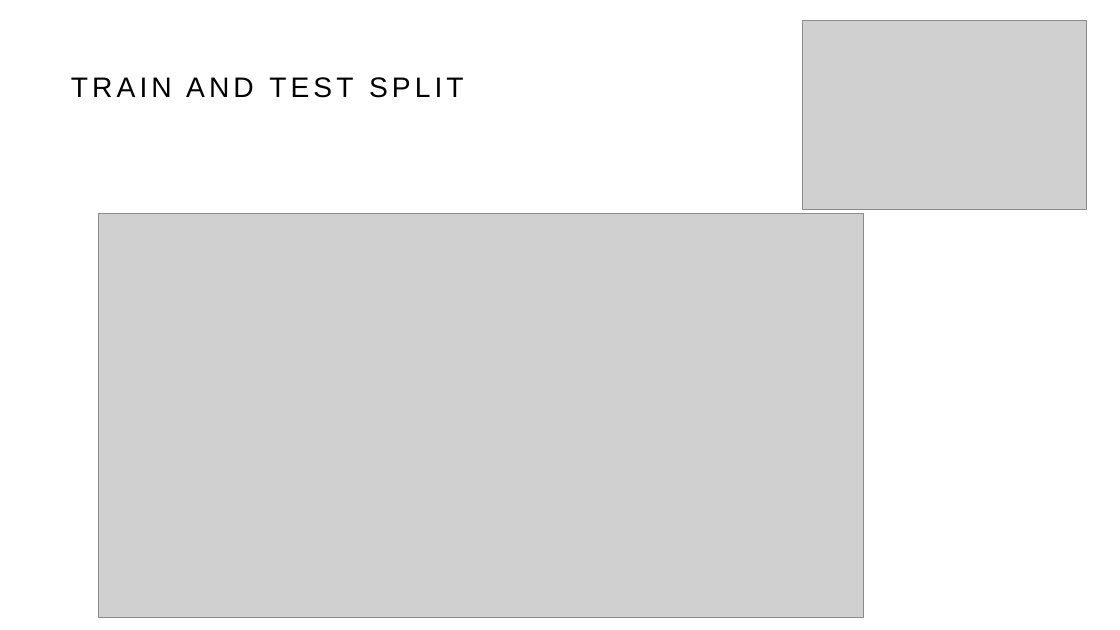
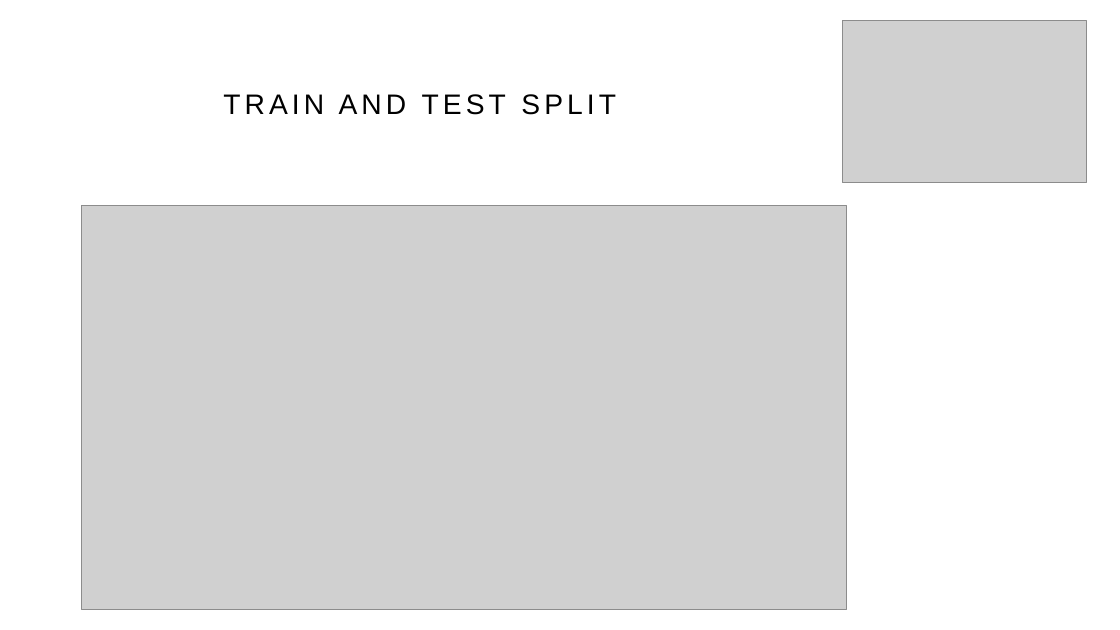
Before and after one commit to ifonseca69/project_2, a slide deck: slide 6 of Simmons/slide deck2.odp. Drawn at 1120x630 pixels with LibreOffice and Linux fonts; fonts in the diff are those of the drawing; grey boxes stand for pictures. Boxes give left, top, right and bottom in pixels: in the first picture for what was removed or moved away, otherwise in the second. Text is boxed around its words. In the diff, an @@ line names an element or a change of style, - is before the commit and + after.

```diff
--- a/Simmons/slide deck2.odp
+++ b/Simmons/slide deck2.odp
@@ picture: place and size @@
-picture at (803,20,1086,209)
+picture at (843,20,1086,183)
@@ text "TRAIN AND TEST SPLIT": place and size @@
-text "TRAIN AND TEST SPLIT" at (71,77,464,98)
+text "TRAIN AND TEST SPLIT" at (223,94,616,115)
@@ picture: place and size @@
-picture at (99,214,864,619)
+picture at (81,205,847,610)
```
Also in this commit, not shown: 7 other slides changed, 2 other files.
